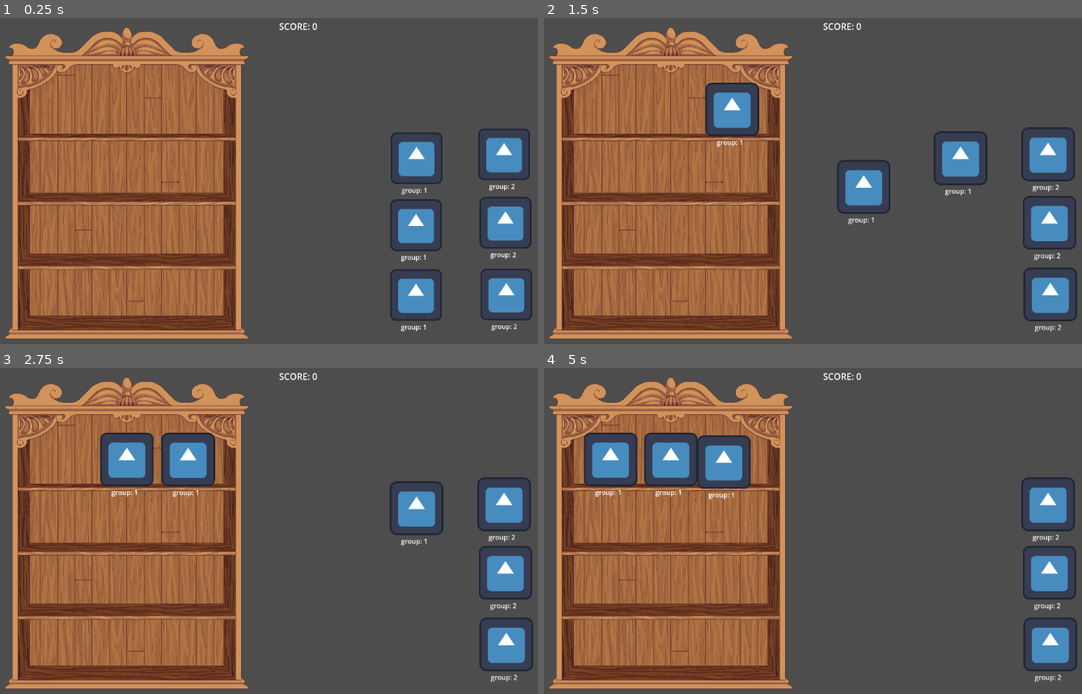
Above: before the commit, frames 1-4 (two rows, left to right).
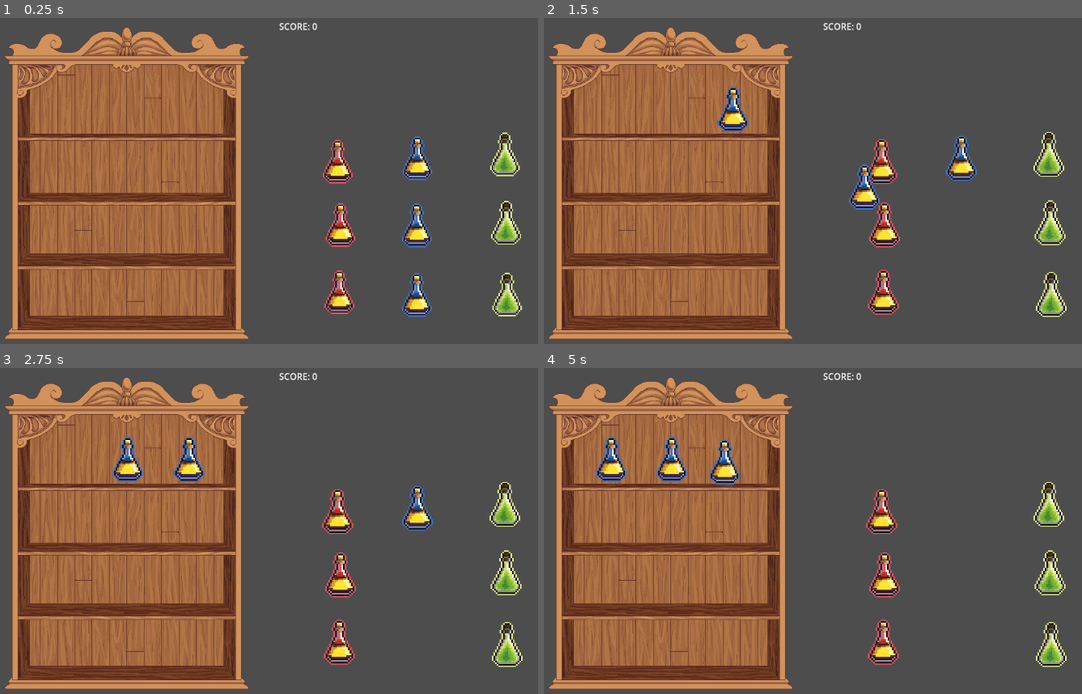
Above: after the commit, the same moments.

Repository: TAVI0/alignipottins
Game: Godot game, scene res://main.tscn
Same seed, same stepped clock (60 frames per second), same inputs: the game is played once before the commit and once after it. The engine's default icon, where the game draws it, is replaced by a stand-in: a white triangle on a blue panel in a dark square.
Inputs (mouse positions are in pixels of both pictures, inside the frame that each line leads up to):
- Up to frame 1 (0.25 s): no input
- Up to frame 2 (1.5 s): drag from (958, 295) to (673, 109) at 0.52 s; drag from (958, 226) to (673, 109) at 1.27 s
- Up to frame 3 (2.75 s): tap Enter at 2 s; move the mouse to (188, 459) at 2.02 s; press the mouse at (188, 459) at 2.03 s
- Up to frame 4 (5 s): release the mouse at (732, 459) at 2.75 s; tap Space at 2.75 s; drag from (673, 459) to (1049, 573) at 2.77 s; drag from (608, 459) to (1049, 573) at 3.52 s; drag from (958, 508) to (678, 475) at 4.27 s

The runs differ from the first frame. In frame 1, 7.9% of the frame differs, in the area x 1-99%, y 4-99%; in frame 2, 8.9%; in frame 3, 9.6%; in frame 4, 10%, in the area x 1-100%, y 4-99%.

Commit message:
cambiado sprite por pociones

Diff:
--- a/draggable.tscn
+++ b/draggable.tscn
@@ -1,27 +1,66 @@
-[gd_scene load_steps=4 format=3 uid="uid://bs5dswkn0sv0m"]
+[gd_scene load_steps=9 format=3 uid="uid://bs5dswkn0sv0m"]
 
 [ext_resource type="Script" path="res://scripts/draggable.gd" id="1_fe0qn"]
-[ext_resource type="Texture2D" uid="uid://dprkf2had3joe" path="res://sprites/icon.svg" id="2_25jmc"]
+[ext_resource type="Texture2D" uid="uid://dn3swjprawb84" path="res://sprites/ItemsPotionA.png" id="2_jehav"]
 
 [sub_resource type="RectangleShape2D" id="RectangleShape2D_frk8c"]
 size = Vector2(124, 126)
+
+[sub_resource type="AtlasTexture" id="AtlasTexture_ujlis"]
+atlas = ExtResource("2_jehav")
+region = Rect2(160, 0, 32, 32)
+
+[sub_resource type="AtlasTexture" id="AtlasTexture_xdelw"]
+atlas = ExtResource("2_jehav")
+region = Rect2(352, 0, 32, 32)
+
+[sub_resource type="AtlasTexture" id="AtlasTexture_xi7qx"]
+atlas = ExtResource("2_jehav")
+region = Rect2(96, 32, 32, 32)
+
+[sub_resource type="AtlasTexture" id="AtlasTexture_xs8me"]
+atlas = ExtResource("2_jehav")
+region = Rect2(128, 32, 32, 32)
+
+[sub_resource type="SpriteFrames" id="SpriteFrames_syd2q"]
+animations = [{
+"frames": [{
+"duration": 1.0,
+"texture": SubResource("AtlasTexture_ujlis")
+}, {
+"duration": 1.0,
+"texture": SubResource("AtlasTexture_xdelw")
+}, {
+"duration": 1.0,
+"texture": SubResource("AtlasTexture_xi7qx")
+}, {
+"duration": 1.0,
+"texture": SubResource("AtlasTexture_xs8me")
+}],
+"loop": true,
+"name": &"default",
+"speed": 0.0
+}]
 
 [node name="Draggable" type="Area2D"]
 collision_layer = 2
 collision_mask = 4
 script = ExtResource("1_fe0qn")
 
-[node name="Sprite2D" type="Sprite2D" parent="."]
-texture = ExtResource("2_25jmc")
-
 [node name="CollisionShape2D" type="CollisionShape2D" parent="."]
 shape = SubResource("RectangleShape2D_frk8c")
 
 [node name="Label" type="Label" parent="."]
+visible = false
 offset_left = -37.0
 offset_top = 67.0
 offset_right = 36.0
 offset_bottom = 90.0
 text = "group: 01"
 
+[node name="AnimatedSprite2D" type="AnimatedSprite2D" parent="."]
+scale = Vector2(3.875, 3.875)
+sprite_frames = SubResource("SpriteFrames_syd2q")
+frame_progress = 0.0894614
+
 [connection signal="input_event" from="." to="." method="_on_input_event"]
--- a/main.tscn
+++ b/main.tscn
@@ -65,6 +65,8 @@
 [node name="Shelves2" type="Area2D" parent="shelf"]
 position = Vector2(0.821153, 109.835)
 scale = Vector2(0.910721, 0.968849)
+collision_layer = 4
+collision_mask = 2
 script = ExtResource("2_qku1a")
 
 [node name="CollisionShape2D" type="CollisionShape2D" parent="shelf/Shelves2"]
@@ -98,8 +100,6 @@
 
 [node name="Draggable" parent="Potion" instance=ExtResource("1_g2yej")]
 position = Vector2(308.722, 257.715)
-collision_layer = 2
-collision_mask = 4
 group = 1
 
 [node name="Draggable2" parent="Potion" instance=ExtResource("1_g2yej")]
@@ -122,6 +122,15 @@
 position = Vector2(524.827, 256.373)
 group = 2
 
+[node name="Draggable7" parent="Potion" instance=ExtResource("1_g2yej")]
+position = Vector2(119.462, -61.7443)
+
+[node name="Draggable8" parent="Potion" instance=ExtResource("1_g2yej")]
+position = Vector2(126.173, 89.9319)
+
+[node name="Draggable9" parent="Potion" instance=ExtResource("1_g2yej")]
+position = Vector2(123.489, 251.004)
+
 [node name="score" type="Node" parent="."]
 
 [node name="number" type="Label" parent="score"]
--- a/project.godot
+++ b/project.godot
@@ -35,5 +35,6 @@
 
 [rendering]
 
+textures/canvas_textures/default_texture_filter=0
 renderer/rendering_method="gl_compatibility"
 renderer/rendering_method.mobile="gl_compatibility"
--- a/scripts/draggable.gd
+++ b/scripts/draggable.gd
@@ -18,6 +18,7 @@
 @export_flags_2d_physics var decoration_collisions = 2
 
 func _ready() -> void:
+	$AnimatedSprite2D.set_frame_and_progress(group,0)
 	if texture:
 		sprite.texture = texture
 	#initial_position = position
Binary file added: sprites/ItemsPotionA.png
Not shown, added: sprites/ItemsPotionA.png.import
